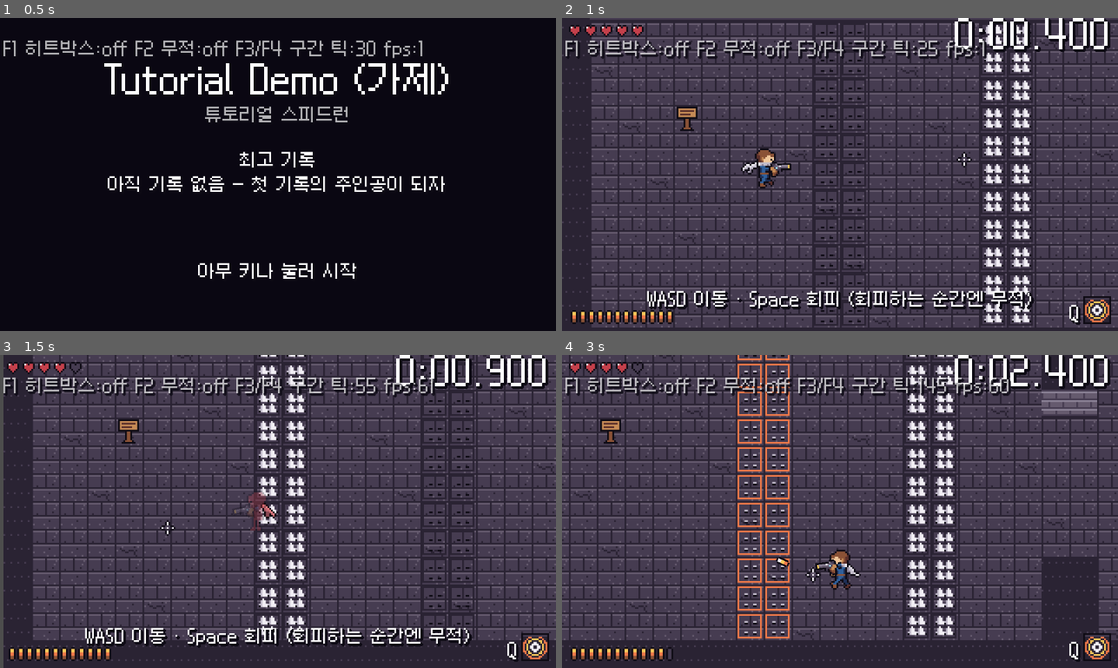
Above: before the commit, frames 1-4 (two rows, left to right).
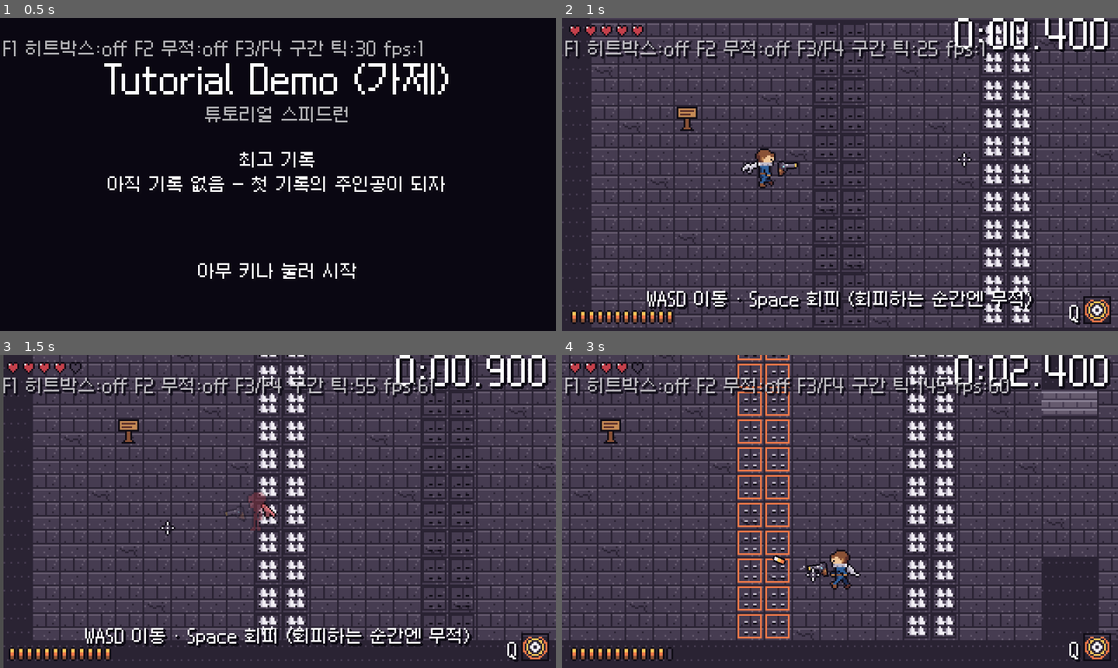
Above: after the commit, the same moments.

Repository: sadagu-0932/New
Game: Godot game, scene res://main.tscn
Two runs of this game, one before a commit and one after it. Both use one fixed random seed, a clock stepped at 60 frames per second and the inputs below.
Inputs (mouse positions are in pixels of both pictures, inside the frame that each line leads up to):
- Up to frame 1 (0.5 s): no input
- Up to frame 2 (1 s): tap Enter (menu_confirm) at 0.5 s; move the mouse to (962, 158) at 0.52 s; hold D (move_right) from 0.53 s (still down); tap Space (dodge) at 0.6 s; click (962, 158) at 0.67 s
- Up to frame 3 (1.5 s): move the mouse to (166, 527) at 1.27 s; release D (move_right) at 1.28 s; hold S (move_down) from 1.28 s (still down); tap E (interact) at 1.35 s
- Up to frame 4 (3 s): move the mouse to (895, 442) at 2.02 s; release S (move_down) at 2.03 s; hold D (move_right) 2.03-2.78 s; right-click (895, 442) at 2.1 s; move the mouse to (812, 574) at 2.77 s; hold W (move_up) from 2.78 s (still down); click (812, 574) at 2.85 s

Frame 1 is identical in both runs. In frame 2, 0.2% of the frame differs, in the area x 36-43%, y 45-52%; in frame 3, less than 0.1%; in frame 4, 0.3%, in the area x 37-52%, y 63-72%.

Commit message:
총을 손 없이 총만: 캐릭터 둘레에 떠서 마우스 쪽으로 돎, 몸은 양팔 복구
- sprite_gen: gun 시트에서 소매·장갑 제거(회전축 = 몸체 가운데), 옆모습 가까운 팔·정면/뒷모습 양손 복구, 걷기 때 양팔 엇갈려 흔듦
- player.gd: 총 위치 = 가슴 높이 + 조준 방향 × 떠 있는 거리, 살짝 오르내림 (feel.tres gun_orbit_radius·gun_hover_*)
- gun.tres muzzle_offset 14 (떠 있는 총의 총신 안에서 탄이 나감), 미끼 분신도 같은 방식

Co-Authored-By: Claude Opus 5.5 <noreply@anthropic.com>
Claude-Session: https://claude.ai/code/session_01DgWHarJPQESHWgitdsXbZA

Diff:
--- a/art/themes/dungeon/gun.json
+++ b/art/themes/dungeon/gun.json
@@ -1,5 +1,5 @@
 {
-  "frame_width": 16,
+  "frame_width": 14,
   "frame_height": 10,
   "animations": {
     "idle": {
@@ -10,11 +10,11 @@
     }
   },
   "pivot": [
-    0.0,
-    4.5
+    5.0,
+    5.0
   ],
   "muzzle": [
-    15.0,
+    13.0,
     3.5
   ]
 }
--- a/data/feel.tres
+++ b/data/feel.tres
@@ -19,6 +19,9 @@
 cloak_backpedal_lean = -1.0
 view_switch_ratio = 1.2
 view_hysteresis = 0.2
+gun_orbit_radius = 11.0
+gun_hover_px = 0.75
+gun_hover_period_ticks = 90.0
 gun_recoil_px = 2.0
 gun_recoil_return = 0.6
 bullet_trail_fade_seconds = 0.15
--- a/data/gun.tres
+++ b/data/gun.tres
@@ -9,5 +9,5 @@
 start_ammo = 12
 fire_interval_ticks = 8
 muzzle_height = 4.5
-muzzle_offset = 12.0
+muzzle_offset = 14.0
 projectile = ExtResource("2")
--- a/player/player.gd
+++ b/player/player.gd
@@ -59,7 +59,7 @@
 	View.BACK: ["player_back", "player_cloak_back"],
 }
 var view: View = View.SIDE
-## 손에 든 총 (따로 그린 그림, 어깨에 붙어 조준 방향으로 돈다). 화면 표시 전용
+## 떠 있는 총 (손 없이 총만, 캐릭터 둘레에서 조준 방향으로 돈다). 화면 표시 전용
 var _gun: AnimatedSprite2D
 ## 총이 어깨에서 마우스 쪽을 향하는 방향 (사격 방향과 같음)
 var _shot_dir: Vector2 = Vector2.RIGHT
@@ -548,21 +548,17 @@
 		move_child(order[i] as Node, first + i)
 
 
-## 총: 어깨에 붙이고 사격 방향으로 돌린다. 회피·근접·사망 중에는 숨김 (화면 표시 전용)
+## 총: 캐릭터 둘레에 떠서 사격 방향으로 돈다 (그림 하나를 통째로 돌림). 회피·근접·사망 중에는 숨김 (화면 표시 전용)
 func _update_gun() -> void:
 	var hidden_now := state == State.DODGE or state == State.DASH_SLASH or state == State.DEAD \
 		or melee.is_active() or _sprite.animation == &"death"
 	_gun.visible = not hidden_now
 	if hidden_now:
 		return
-	var shoulder: Vector2 = _view_res[view][3]
-	var body := _body_offset()
-	var facing := -1.0 if (view == View.SIDE and _sprite.flip_h) else 1.0
-	var w := float(_sprite.sprite_frames.get_frame_texture(_sprite.animation, 0).get_width())
-	var h := float(_sprite.sprite_frames.get_frame_texture(_sprite.animation, 0).get_height())
-	# 총 그림은 하나: 위치·회전만 바꾼다 (반동도 총구 반대쪽으로 밀리는 위치로)
-	_gun.position = Vector2((shoulder.x - w * 0.5) * facing + body.x * facing,
-		shoulder.y - h * 0.5 + _sprite.offset.y + body.y) - _shot_dir * _gun_kick
+	# 총은 손에 들지 않고 가슴 높이 둘레에 떠서 조준 방향에 머문다. 살짝 위아래로 떠다님
+	var f := DB.feel
+	var hover := sin(TAU * float(Game.tick) / maxf(f.gun_hover_period_ticks, 1.0)) * f.gun_hover_px
+	_gun.position = Vector2(0.0, -DB.gun.muzzle_height + hover) + _shot_dir * (f.gun_orbit_radius - _gun_kick)
 	_gun_kick *= DB.feel.gun_recoil_return
 	_gun.rotation = _shot_dir.angle()
 	_gun.flip_v = _shot_dir.x < 0.0
--- a/skills/decoy.gd
+++ b/skills/decoy.gd
@@ -36,17 +36,16 @@
 		side_x = 4.0 if flip else -4.0
 	cloak.flip_h = flip
 	cloak.offset = Vector2(side_x, _sprite.offset.y)
-	# 총: 보던 방향을 겨눈 채로 어깨에 (화면 표시 전용)
+	# 총: 보던 방향을 겨눈 채 둘레에 떠 있음 (화면 표시 전용)
 	var gun := AnimatedSprite2D.new()
 	gun.sprite_frames = DB.theme.load_sheet("gun")
 	gun.play(&"idle")
 	gun.centered = false
 	var pivot: Array = DB.theme.load_json("gun").get("pivot", [0.0, 0.0])
 	gun.offset = -Vector2(float(pivot[0]), float(pivot[1]))
-	var sh: Array = DB.theme.load_json(names[0]).get("shoulder", [8.0, 12.0])
 	var facing := -1.0 if flip else 1.0
-	gun.position = Vector2((float(sh[0]) - 8.0) * facing, float(sh[1]) - 12.0 + _sprite.offset.y)
 	var dir := {Player.View.SIDE: Vector2(facing, 0), Player.View.FRONT: Vector2.DOWN, Player.View.BACK: Vector2.UP}[view] as Vector2
+	gun.position = Vector2(0.0, -DB.gun.muzzle_height) + dir * DB.feel.gun_orbit_radius
 	gun.rotation = dir.angle()
 	gun.flip_v = dir.x < 0.0
 	gun.modulate = _sprite.modulate
--- a/tests/test_m10.gd
+++ b/tests/test_m10.gd
@@ -201,7 +201,7 @@
 	check(p._gun.visible, "평소엔 총이 보임")
 	check(is_equal_approx(p._gun.rotation, (target - origin).angle()), "총구가 마우스 쪽을 향함")
 	check(not p._gun.flip_v, "오른쪽을 겨누면 총을 뒤집지 않음")
-	check(p._gun.position.y < -2.0, "총은 어깨 높이에 붙음 (%.1f)" % p._gun.position.y)
+	check(p._gun.position.y < -2.0, "총은 가슴 높이 둘레에 떠 있음 (%.1f)" % p._gun.position.y)
 	input.push(Vector2.ZERO, 1, InputFrame.SHOOT, 0, target)
 	await step(2)
 	var shot: Projectile = null
--- a/ui/feel_data.gd
+++ b/ui/feel_data.gd
@@ -35,6 +35,11 @@
 @export var view_hysteresis: float = 0.0
 
 @export_group("총 (화면 표시만)")
+## 총이 떠 있는 거리 (가슴 높이 중심에서 px)
+@export var gun_orbit_radius: float = 0.0
+## 떠다니며 위아래로 움직이는 폭 (px) / 한 번 오르내리는 시간 (틱)
+@export var gun_hover_px: float = 0.0
+@export var gun_hover_period_ticks: float = 0.0
 ## 쏠 때 총이 뒤로 밀리는 거리 (px)
 @export var gun_recoil_px: float = 0.0
 ## 반동이 돌아오는 비율 (매 틱 곱함, 작을수록 빨리 돌아옴)
Binary file changed: art/themes/dungeon/gun.png
Binary file changed: art/themes/dungeon/player.png
Binary file changed: art/themes/dungeon/player_back.png
Binary file changed: art/themes/dungeon/player_front.png
